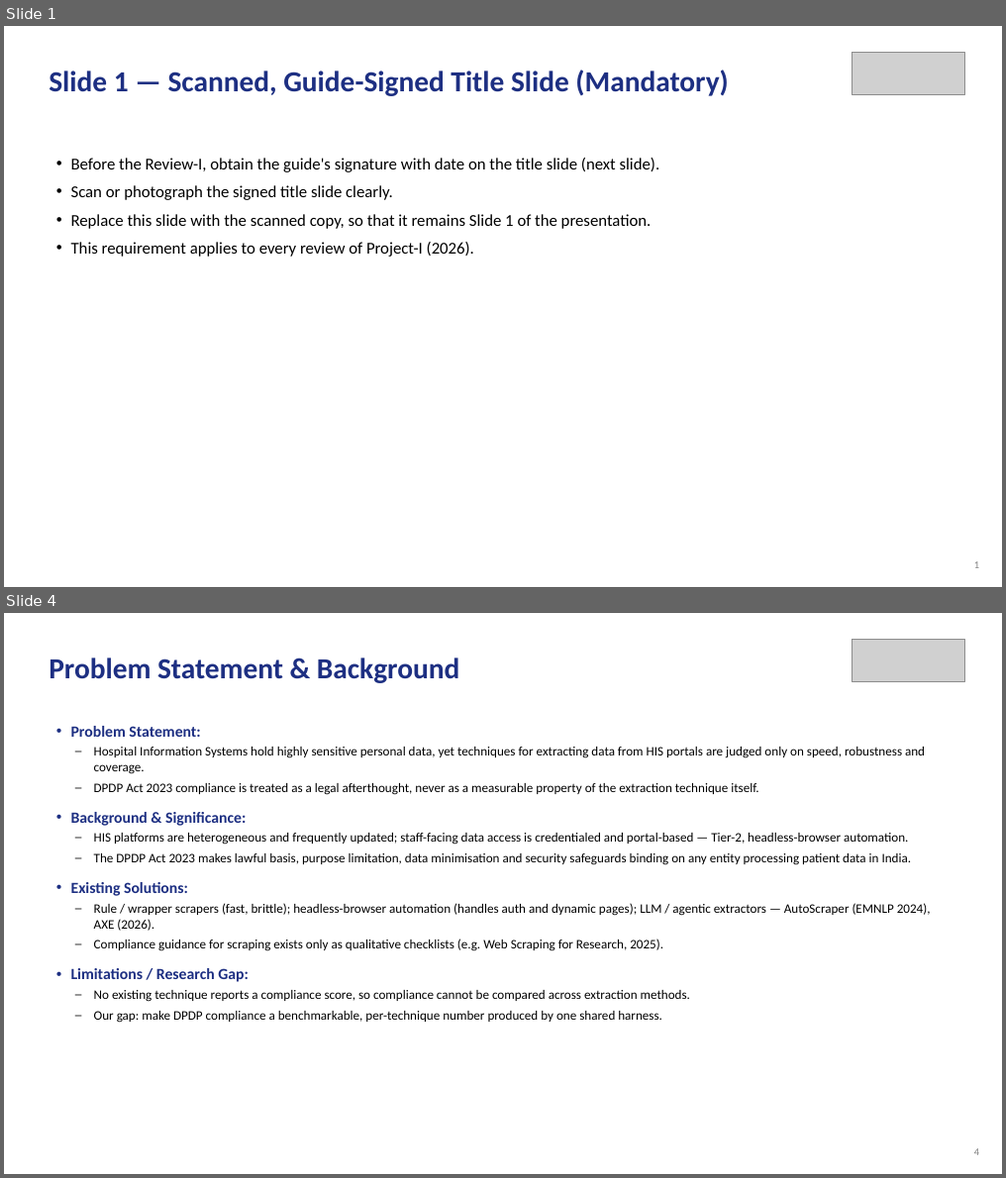
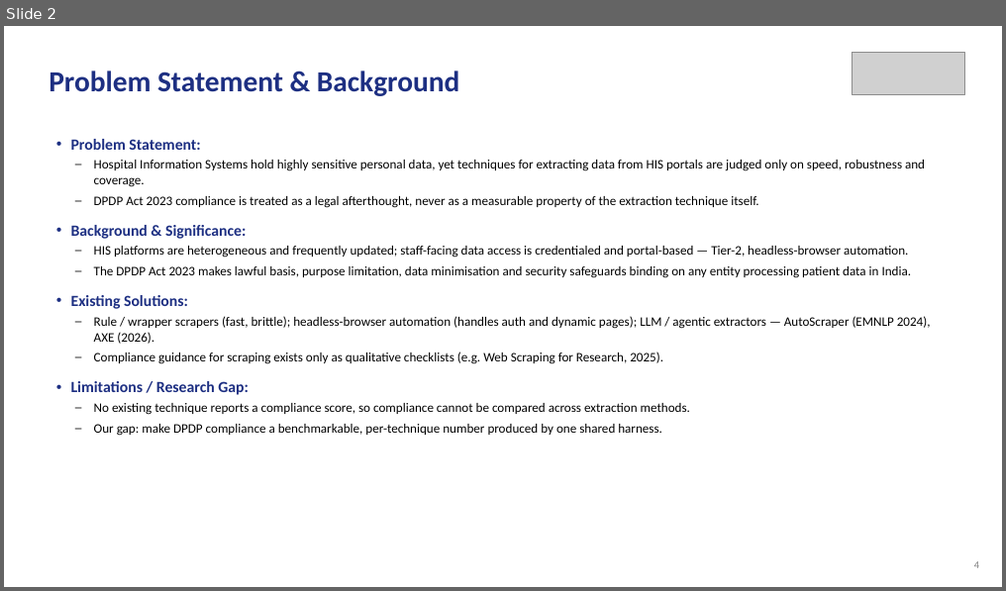
Before and after one commit to aysk1209/his-scraping-dpdp-project, a slide deck: Review-I.pptx. Shown one above the other, each under a label of ours: slides 1 and 4 before the commit, slide 2 after it; the slides between them are not shown. The pictures are 1006x1178 and 1006x591 pixels, drawn with LibreOffice and Linux fonts; fonts in the diff are those of the drawing; grey boxes stand for pictures. Boxes give left, top, right and bottom in pixels: in the first picture for what was removed or moved away, otherwise in the second. Text is boxed around its words. In the diff, an @@ line names an element or a change of style, - is before the commit and + after.

```diff
--- a/Review-I.pptx
+++ b/Review-I.pptx
@@ slide 1 removed at <box>4,26,1002,587</box>, background #FFFFFF @@
@@ picture removed at <box>852,52,964,95</box> @@
@@ text removed at <box>49,70,728,96</box> @@
-Slide 1 — Scanned, Guide-Signed Title Slide (Mandatory)
@@ text removed at <box>71,158,660,257</box> @@
-• Before the Review-I, obtain the guide's signature with date on the title slide (next slide).
-• Scan or photograph the signed title slide clearly.
-• Replace this slide with the scanned copy, so that it remains Slide 1 of the presentation.
-• This requirement applies to every review of Project-I (2026).
@@ text removed at <box>974,562,979,569</box> @@
-1
@@ what was slide 4 is now slide 2 @@
```
Also in this commit, not shown: 4 slides changed, 1 slide added, 1 other slide removed.
